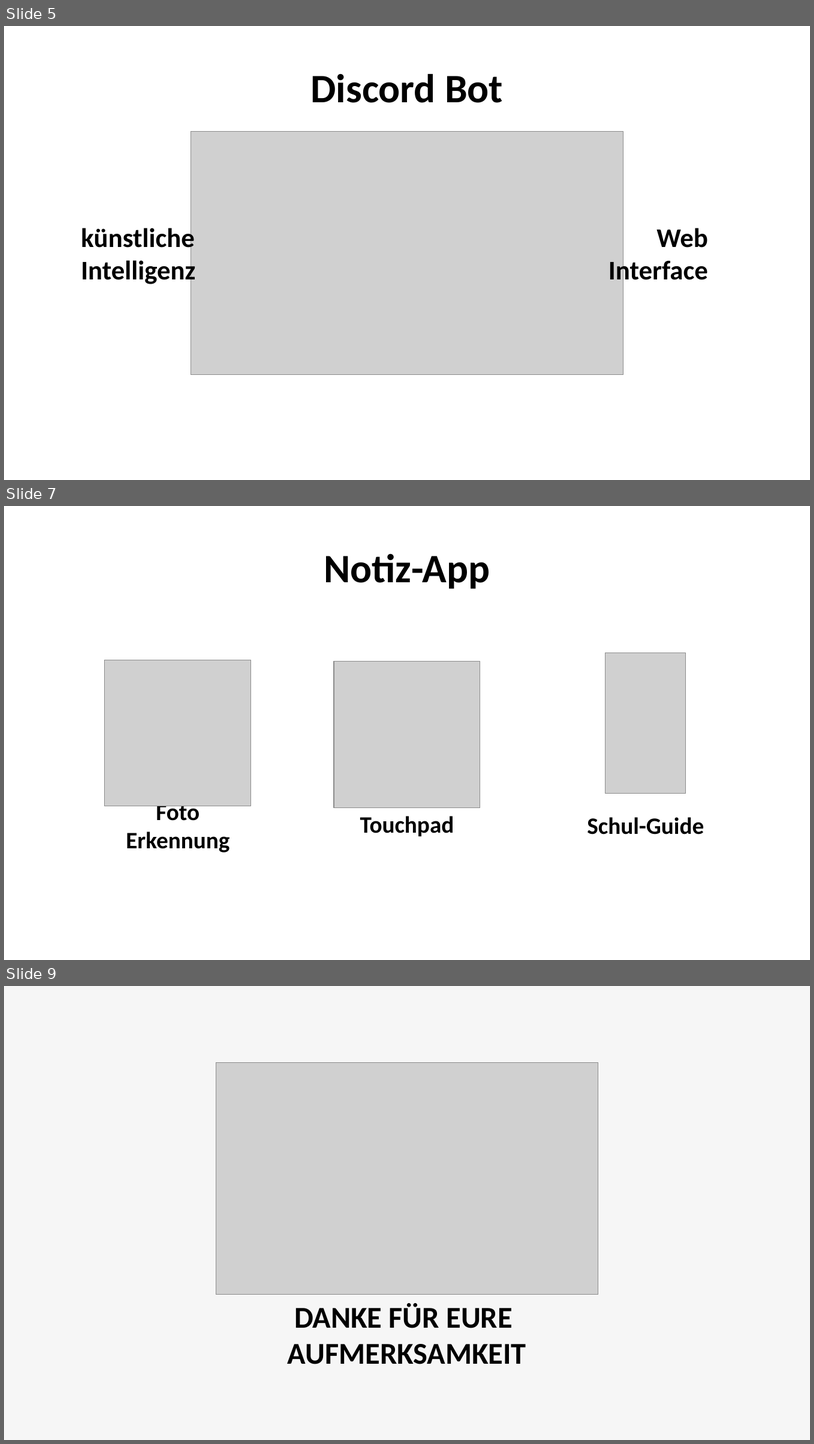
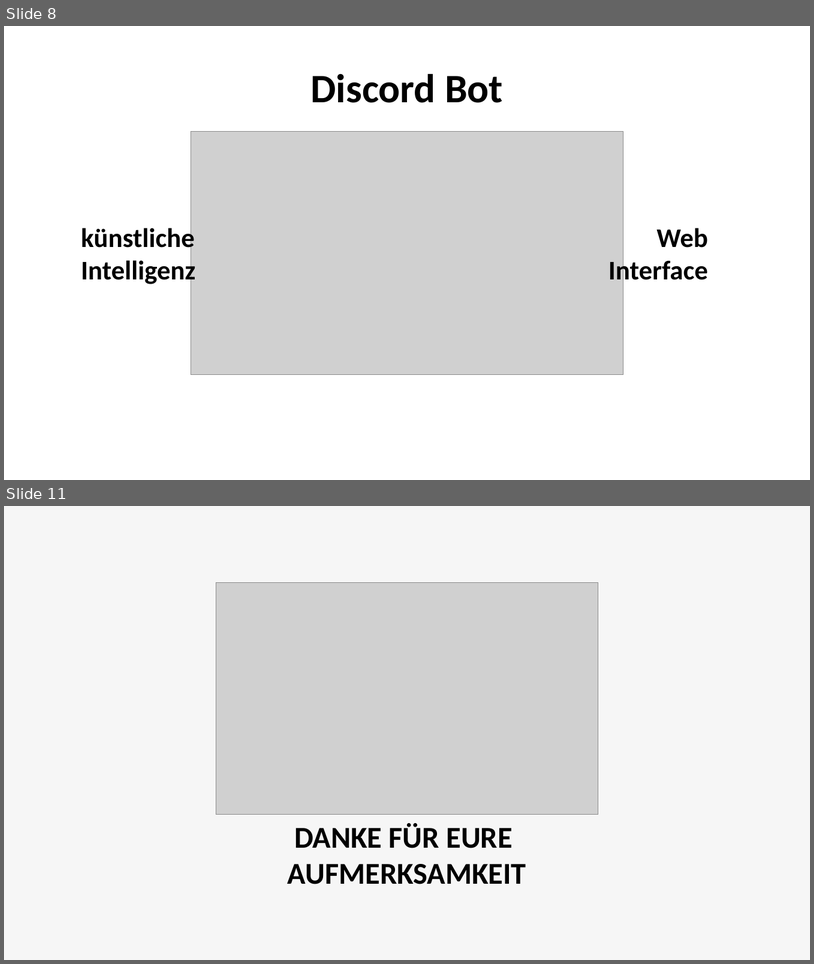
Before and after one commit to CptCringe/SYPProjekt, a slide deck: Präsentation/Syp-Projekt-Ideen.pptx. Shown one above the other, each under a label of ours: slides 5, 7 and 9 before the commit, slides 8 and 11 after it; the slides between them are not shown. The pictures are 814x1444 and 814x964 pixels, drawn with LibreOffice and Linux fonts; fonts in the diff are those of the drawing; grey boxes stand for pictures; background and template pictures are left out. Boxes give left, top, right and bottom in pixels: in the first picture for what was removed or moved away, otherwise in the second. Text is boxed around its words. In the diff, an @@ line names an element or a change of style, - is before the commit and + after.

```diff
--- a/Präsentation/Syp-Projekt-Ideen.pptx
+++ b/Präsentation/Syp-Projekt-Ideen.pptx
@@ slide 7 removed at (4, 506, 810, 960), background #FFFFFF @@
@@ text removed at (324, 553, 490, 589) @@
-Notiz-App
@@ picture removed at (105, 660, 251, 806) @@
@@ picture removed at (335, 661, 481, 808) @@
@@ picture removed at (606, 652, 686, 793) @@
@@ text removed at (126, 805, 230, 852) @@
-Foto
-Erkennung
@@ text removed at (360, 816, 455, 836) @@
-Touchpad
@@ text removed at (587, 817, 704, 834) @@
-Schul-Guide
@@ what was slide 5 is now slide 8 @@
@@ what was slide 9 is now slide 11 @@
```
Also in this commit, not shown: 4 slides changed, 4 slides added, 1 other slide removed.
